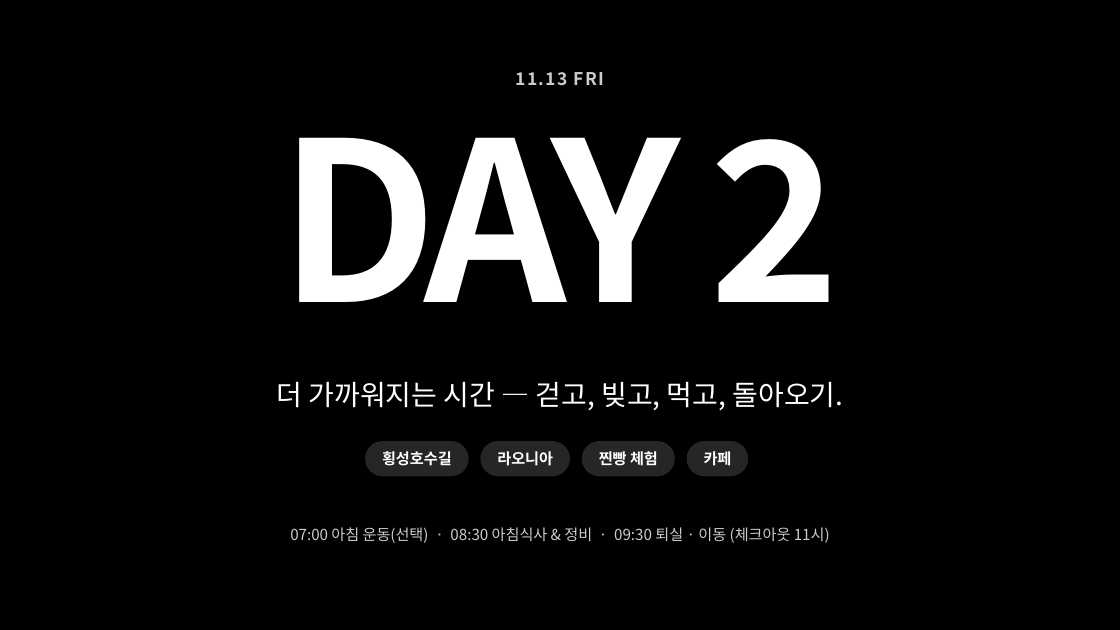
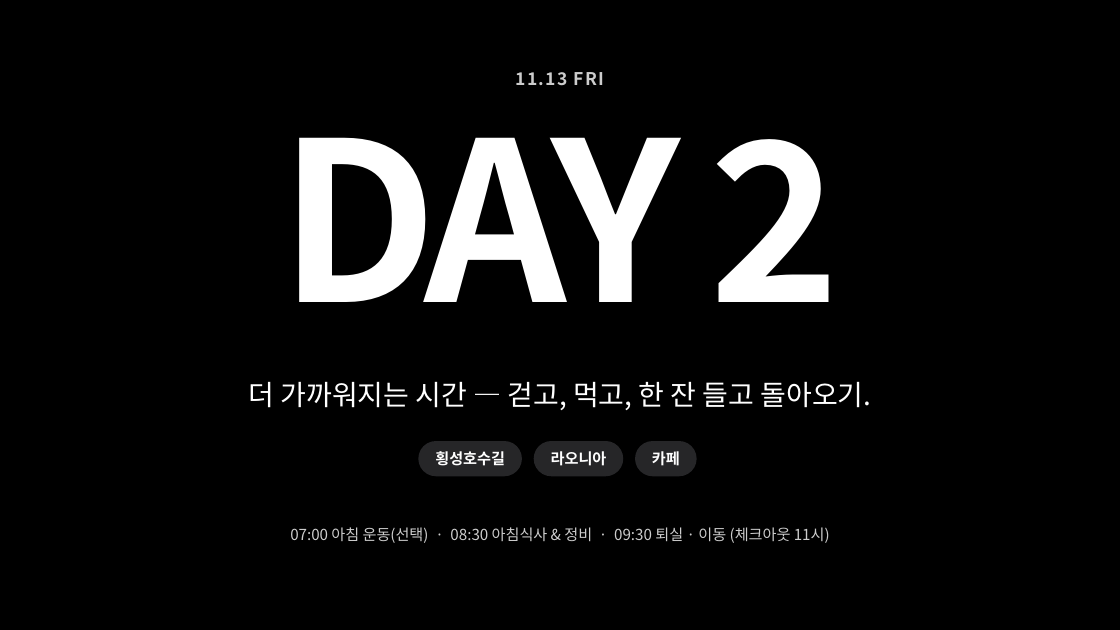
Before and after one commit to wvcsr/gipa-workshop-2026, a slide deck: slide 11 of 기파팀_하반기_워크샵_안내서.pptx. Drawn at 1120x630 pixels with LibreOffice and Linux fonts; fonts in the diff are those of the drawing. Boxes give left, top, right and bottom in pixels: in the first picture for what was removed or moved away, otherwise in the second. Text is boxed around its words. In the diff, an @@ line names an element or a change of style, - is before the commit and + after.

```diff
--- a/기파팀_하반기_워크샵_안내서.pptx
+++ b/기파팀_하반기_워크샵_안내서.pptx
@@ text at [248,381,872,410]: text changed @@
-더 가까워지는 시간 — 걷고, 빚고, 먹고, 돌아오기.
+더 가까워지는 시간 — 걷고, 먹고, 한 잔 들고 돌아오기.
@@ 2 texts, 2 rounded rectangles: place and size @@
-2 texts, 2 rounded rectangles at [365,441,571,476]
+2 texts, 2 rounded rectangles at [418,441,623,476]
@@ rounded rectangle removed at [582,441,676,476] @@
@@ text "카페": place and size @@
-text "카페" at [704,451,732,466]
+text "카페" at [652,451,680,466]
@@ rounded rectangle: place and size @@
-rounded rectangle at [686,441,748,476]
+rounded rectangle at [635,441,697,476]
@@ text removed at [599,451,658,466] @@
-찐빵 체험
```
Also in this commit, not shown: 7 other slides changed, 2 slides added, 2 slides removed, 6 other files.
